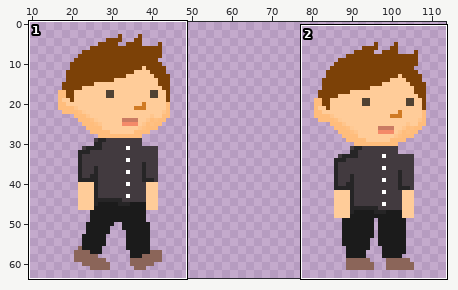
Sprite sheet: assets/images/MEN_YoungAdulthood - Merge -sprite sheet.png. Above, an overview of the earlier version with the close-up marked.
Close-up. Before the edit:
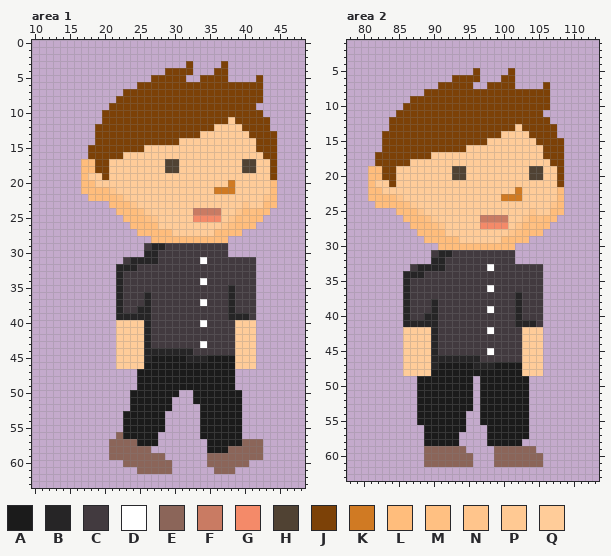
The file is 128x64 pixels. Colours within 5 levels of each other are drawn and written as one. Shown: area 1: x 10..48, y 0..63; area 2: x 78..113, y 1..63. The wide view leaves out empty margins.
Palette (. is transparent): A #1b1b1b  B #262526  C #423a3f  D #ffffff  E #8b6559  F #c97b63  G #f48a69  H #504233  J #7c4107  K #d07a23  L #ffbd7c  M #ffc082  N #ffc58c  P #ffc993  Q #ffcc99
Pixels before, area 1 (only the part around the change), first column x 10:
 0 .......................................
 1 .......................................
 2 .......................................
 3 ......................J....J...........
 4 ...................JJJJ...JJ...........
 5 .................JJJJJ..JJJJ....J......
 6 ...............JJJJJJJJJJJJJJJJJJ......
 7 .............JJJJJJJJJJJJJJJJJJJJ......
 8 ............JJJJJJJJJJJJJJJJJJJJJ......
 9 ...........JJJJJJJJJJJJJJJJJJJJJ.......
10 ..........JJJJJJJJJJJJJJJJJJJJJJJ......
11 ..........JJJJJJJJJJJJJJJJJJQJJJJJ.....
12 .........JJJJJJJJJJJJJJJJJQQQQJJJJ.....
13 .........JJJJJJJJJJJJJJJQQQQQQQJJJJ....
14 .........JJJJJJJJJJJJQQQQQQQQQQQJJJ....
15 ........JJJJJJJJQQQQQQQQQQQQQQQQJJJ....
16 ........JJJJJQQQQQQQQQQQQQQQQQQQQJJ....
17 .......LLJJQQQQQQQQHHQQQQQQQQQHHQQJ....
18 .......LLJJQQQQQQQQHHQQQQQQQQQHHQQJ....
19 .......LQQJQQQQQQQQQQQQQQQQQQQQQQQJ....
20 .......LLQQQQQQQQQQQQQQQQQQQKQQQQQL....
21 .......LLLLNQQQQQQQQQQQQQQKKKQQQQQL....
22 ........LLLLMPQQQQQQQQQQQQQQQQQQQNL....
23 ...........LLLNQQQQQQQQQQQQQQQNQQLL....
24 ............LLLMPQQQQQQFFFFQQNLMLL.....
25 .............LLLMNQQQQQGGGGQNLMLL......
26 ..............LLLLQQQQQQQQQNMLLL.......
27 ...............LLLLLQQQQQQLLLL.........
28 .................LLLLLLLLLLL...........
29 ................CBBCCCCCCCCC...........
30 ................BBCCCCCCCCCC...........
31 .............CBBBBCCCCCCDCCCCCCC.......
32 ............BBBCCCCCCCCCCCCCCCCC.......
33 ............BCCCCCCCCCCCCCCCCCCC.......
34 ............BCCCCCCCCCCCDCCCCCCC.......
35 ............BCCCCCCCCCCCCCCCBCCC.......
36 ............BCCCBCCCCCCCCCCCBCCC.......
37 ............BCCCBCCCCCCCDCCCBCCC.......
38 ............BCCBBCCCCCCCCCCCBCCC.......
39 ............BBBBBCCCCCCCCCCCBBBC.......
40 ............QQQQBCCCCCCCDCCCCQQQ.......
41 ............QQQQBCCCCCCCCCCCCQQQ.......
42 ............QQQQBCCCCCCCCCCCCQQQ.......
43 ............QQQQBCCCCCCCDCCCCQQQ.......
44 ............QQQQBBBBBBBCCCCCCQQQ.......
45 ............QQQQBAAAAABBBAAAAQQQ.......
46 ............QQQQAAAAAAAAAAAAAQQQ.......
47 ...............AAAAAAAAAAAAAA..........
48 ...............AAAAAAAAAAAAAA..........
49 ...............AAAAAAAAAAAAAA..........
50 ..............AAAAAAA..AAAAAAA.........
51 ..............AAAAAA...AAAAAAA.........
52 ..............AAAAAA....AAAAAA.........
53 .............AAAAAA.....AAAAAA.........
54 .............AAAAAA.....AAAAAA.........
55 .............AAAAAA.....AAAAAA.........
56 ............EAAAAA......AAAAAA.........
57 ...........EEEEAAA.......AAAAAEEE......
58 ...........EEEEEE........AAAEEEEE......
59 ...........EEEEEEEE......EEEEEEEE......
60 .............EEEEEEE.....EEEEEE........
61 ...............EEEEE......EEE..........
62 .......................................
63 .......................................
Pixels before, area 2, first column x 81:
 5 ...............J....J.......
 6 ............JJJJ...JJ.......
 7 ..........JJJJJ..JJJJ....J..
 8 ........JJJJJJJJJJJJJJJJJJ..
 9 ......JJJJJJJJJJJJJJJJJJJJ..
10 .....JJJJJJJJJJJJJJJJJJJJJ..
11 ....JJJJJJJJJJJJJJJJJJJJJ...
12 ...JJJJJJJJJJJJJJJJJJJJJJJ..
13 ...JJJJJJJJJJJJJJJJJJQJJJJJ.
14 ..JJJJJJJJJJJJJJJJJQQQQJJJJ.
15 ..JJJJJJJJJJJJJJJQQQQQQQJJJJ
16 ..JJJJJJJJJJJJQQQQQQQQQQQJJJ
17 .JJJJJJJJQQQQQQQQQQQQQQQQJJJ
18 .JJJJJQQQQQQQQQQQQQQQQQQQQJJ
19 LLJJQQQQQQQQHHQQQQQQQQQHHQQJ
20 LLJJQQQQQQQQHHQQQQQQQQQHHQQJ
21 LQQJQQQQQQQQQQQQQQQQQQQQQQQJ
22 LLQQQQQQQQQQQQQQQQQQQKQQQQQL
23 LLLLNQQQQQQQQQQQQQQKKKQQQQQL
24 .LLLLMPQQQQQQQQQQQQQQQQQQQNL
25 ....LLLNQQQQQQQQQQQQQQQNQQLL
26 .....LLLMPQQQQQQFFFFQQNLMLL.
27 ......LLLMNQQQQQGGGGQNLMLL..
28 .......LLLLQQQQQQQQQNMLLL...
29 ........LLLLLQQQQQQLLLL.....
30 ..........LLLLLLLLLLL.......
31 .........CBBCCCCCCCCC.......
32 .........BBCCCCCCCCCC.......
33 ......CBBBBCCCCCCDCCCCCCC...
34 .....BBBCCCCCCCCCCCCCCCCC...
35 .....BCCCCCCCCCCCCCCCCCCC...
36 .....BCCCCCCCCCCCDCCCCCCC...
37 .....BCCCCCCCCCCCCCCCBCCC...
38 .....BCCCBCCCCCCCCCCCBCCC...
39 .....BCCCBCCCCCCCDCCCBCCC...
40 .....BCCBBCCCCCCCCCCCBCCC...
41 .....BBBBBCCCCCCCCCCCBBBC...
42 .....QQQQBCCCCCCCDCCCCQQQ...
43 .....QQQQBCCCCCCCCCCCCQQQ...
44 .....QQQQBCCCCCCCCCCCCQQQ...
45 .....QQQQBCCCCCCCDCCCCQQQ...
46 .....QQQQBBBBBBBCCCCCCQQQ...
47 .....QQQQBAAAAABBBAAAAQQQ...
48 .....QQQQAAAAAAAAAAAAAQQQ...
49 .......AAAAAAAA.AAAAAAA.....
50 .......AAAAAAAA.AAAAAAA.....
51 .......AAAAAAAA.AAAAAAA.....
52 .......AAAAAAAA.AAAAAAA.....
53 .......AAAAAAAA.AAAAAAA.....
54 .......AAAAAAA..AAAAAAA.....
55 .......AAAAAAA..AAAAAAA.....
56 ........AAAAAA...AAAAAA.....
57 ........AAAAA....AAAAAA.....
58 ........AAAAA....AAAAA......
59 ........EEEEEE....EEEEEE....
60 ........EEEEEEE...EEEEEEE...
61 ........EEEEEEE...EEEEEEE...
Now the later version:
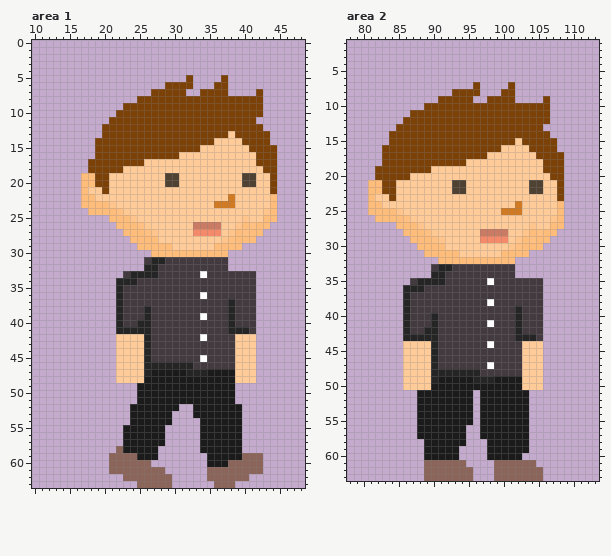
The edit:
Changed rows in their new state; - is an unchanged pixel.
Area 1:
first column x 17:
 3 ---------------.----.-------
 4 ------------....---..-------
 5 ----------.....J-...-----.--
 6 --------....----...--.....--
 7 ------....-----..----....---
 8 -----...--------------------
 9 ----..-------------------J--
10 ---..-----------------------
11 ---.-----------------J---..-
12 --.----------------JJJJ---.-
13 --.--------------JJJJ-JJ---.
14 --------------JJJJJ----JJ--.
15 -.-------JJJJJJJJ-------J---
16 -.----JJJJJJJJ-----------J--
17 .J--JJJJJ---QQ---------QQJJ-
18 .J--JJ------QQ---------QQ-J-
19 -LJ---------HH---------HH---
20 --JJ--------HH-------Q-HH--J
21 -QQJQ--------------QQQ-----J
22 L-QQQQQ--------------K----Q-
23 LLLLNQQQ-----------KKK-Q--Q-
24 -LLLLMPQQQ------QQQQ--QQQQNL
25 ----LL-NQQQ-----QQQQ-QQNQQLL
26 -----LL-MPQ-----FFFFQQN-MLL-
27 ------LL-MNQQ---GGGGQN-MLL--
28 -------LLL-QQQQQQQQQNMLLL---
29 --------LLLLLQQQQQQLLLL-----
30 ---------.LLLLLLLLLLL-------
31 ------...C-B-----C---....---
32 -----....BB----------....---
33 -----.-BBBB------D----------
34 ------BB---------C----------
35 ---------------------C------
36 ---------C-------D---C------
37 ---------C-------C----------
38 --------C-------------------
39 ------CCC--------D----CC----
40 -----BCCB--------C---BCCC---
41 -----BBBB------------BBBC---
42 -----------------D----------
43 -----------------C----------
44 ----------CCCCCC------------
45 ----------CCCCCCCDCCCC------
46 ---------BBBBBBBCCCCCC------
47 -----QQQQB-----BBB----QQQ---
48 -----QQQQ-------------QQQ---
50 -------.------AA------.-----
51 -------.-----AAA------.-----
52 -------------A--A-----------
53 ------.-----A---A-----------
54 ------.-----A---------------
56 -----.-----A----------------
57 ----..AA---A-----A-----...--
58 ----.-AAAAA------A---AA...--
59 --------AAA.------AAAAA-----
60 ----EE----...-----AAA---EE--
61 ----EEEE----.-----E---EEEE--
62 ------EEEEEEE-----EEEEEE----
63 --------EEEEE------EEE------
Area 2:
first column x 81:
 5 ---------------.----.-------
 6 ------------....---..-------
 7 ----------.....J-...-----.--
 8 --------....----...--.....--
 9 ------....-----..----....---
10 -----...--------------------
11 ----..-------------------J--
12 ---..-----------------------
13 ---.-----------------J---..-
14 --.----------------JJJJ---.-
15 --.--------------JJJJ-JJ---.
16 --------------JJJJJ----JJ--.
17 -.-------JJJJJJJJ-------J---
18 -.----JJJJJJJJ-----------J--
19 .J--JJJJJ---QQ---------QQJJ-
20 .J--JJ------QQ---------QQ-J-
21 -LJ---------HH---------HH---
22 --JJ--------HH-------Q-HH--J
23 -QQJQ--------------QQQ-----J
24 L-QQQQQ--------------K----Q-
25 LLLLNQQQ-----------KKK-Q--Q-
26 -LLLLMPQQQ------QQQQ--QQQQNL
27 ----LL-NQQQ-----QQQQ-QQNQQLL
28 -----LL-MPQ-----FFFFQQN-MLL-
29 ------LL-MNQQ---GGGGQN-MLL--
30 -------LLL-QQQQQQQQQNMLLL---
31 --------LLLLLQQQQQQLLLL-----
32 ---------.LLLLLLLLLLL-------
33 ------...C-B-----C---....---
34 -----....BB----------....---
35 -----.-BBBB------D----------
36 ------BB---------C----------
37 ---------------------C------
38 ---------C-------D---C------
39 ---------C-------C----------
40 --------C-------------------
41 ------CCC--------D----CC----
42 -----BCCB--------C---BCCC---
43 -----BBBB------------BBBC---
44 -----------------D----------
45 -----------------C----------
46 ----------CCCCCC------------
47 ----------CCCCCCCDCCCC------
48 ---------BBBBBBBCCCCCC------
49 -----QQQQB-----BBB----QQQ---
50 -----QQQQ------A------QQQ---
first column x 88:
54 -------A----------
55 -------A----------
56 A--------A--------
57 A-----A--A--------
58 ------A--------A--
59 -AAAAA.---AAAAAA.-
60 -AAAAA..--AAAAA...
61 -------.---------.
62 -EEEEEEE---EEEEEEE
63 -EEEEEEE---EEEEEEE
Changed places in both close-ups, as pixel boxes (x1, y1, x2, y2):
changed: (81, 61, 277, 488)
changed: (368, 68, 564, 481)
